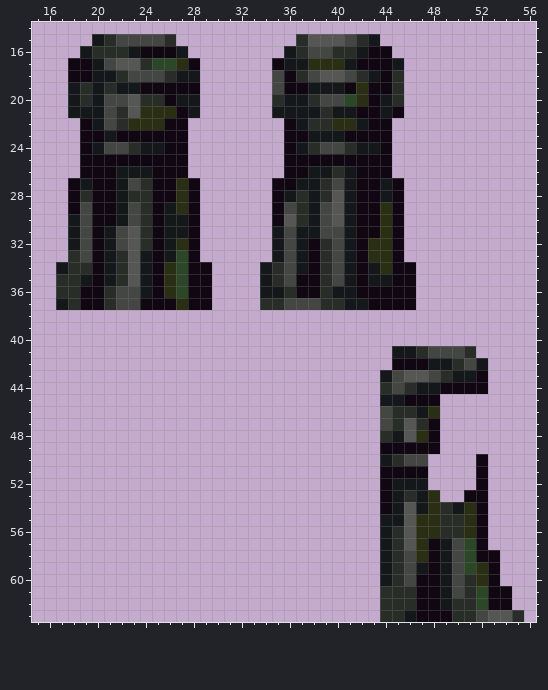
Two versions of one pixel-art sprite, Resources/Textures/_Spacious/Clothing/OuterClothing/Jackets/physician.rsi/inhand-left.png. The first picture shows the starting point.
The file is 64x64 pixels. Shown: x 15..56, y 14..63.
And afterwards:
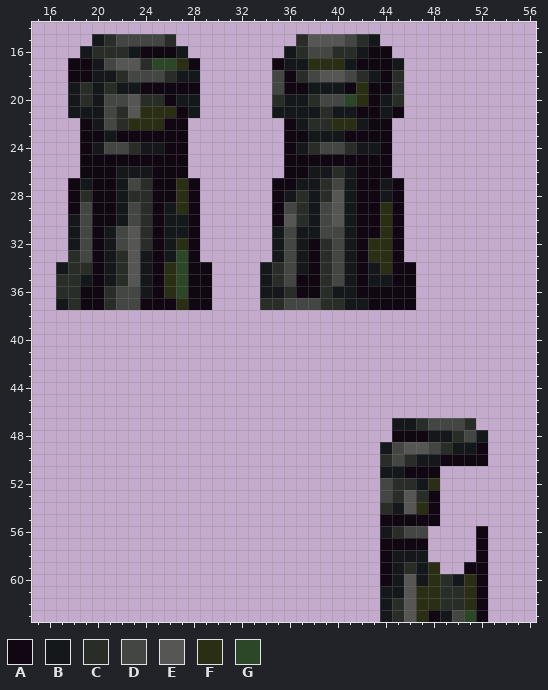
Palette (. is transparent): A #100713  B #14181b  C #292d27  D #444643  E #565654  F #2a2f14  G #2c4628
Edits made:
Changed rows in their new state; - is an unchanged pixel.
first column x 44:
41 -.......----
42 -........---
43 .........---
44 .........---
45 .....-------
46 .....-------
47 .BB-DDDC----
48 .AAABBCDB---
49 BDEEDCBBA---
50 CDCBBAAA----
51 BB--A---.---
52 DCC-F---.---
53 DCECA--..---
54 C--FA....---
55 AAAAA....---
56 --DD....----
57 AAAA....----
58 ABBB....-.--
59 ABC-F..AA.--
60 ABEBFCBFA.--
61 BBEFFCCFA..-
62 B-EFFC-FA..-
63 B-EF-BDGA...
Changed places in both pictures, as pixel boxes (x1, y1, x2, y2):
changed: (380, 346, 524, 622)
